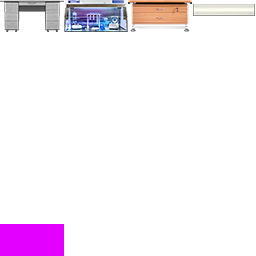
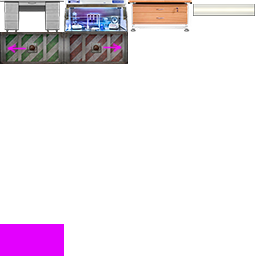
Layered file, before and after one edit (256x256). Changes by layer:
added layer "Слой 19" above "item-128x64-213" over [7, 42, 122, 54]
added layer "item-128x64-213" above "Слой 17" over [0, 32, 128, 64]
